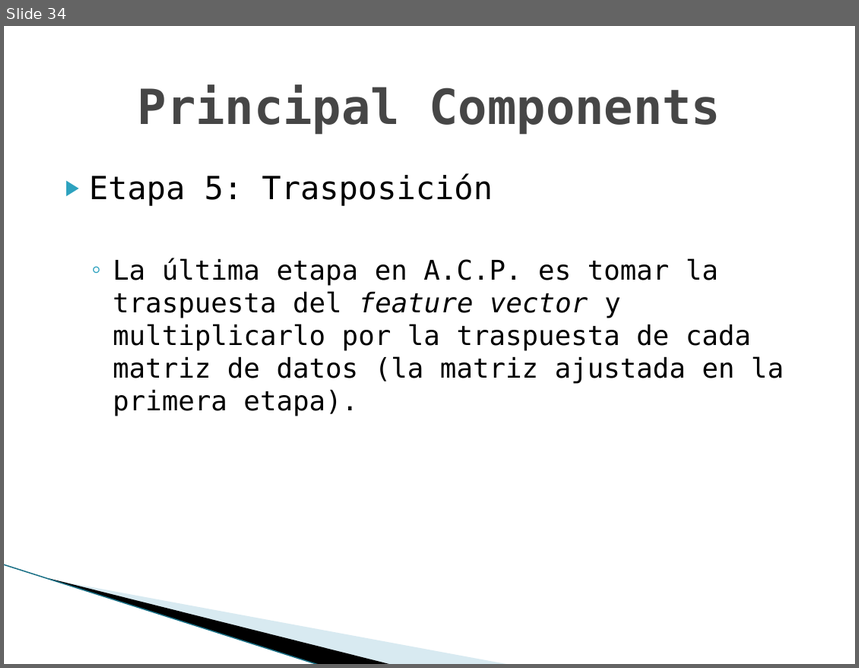
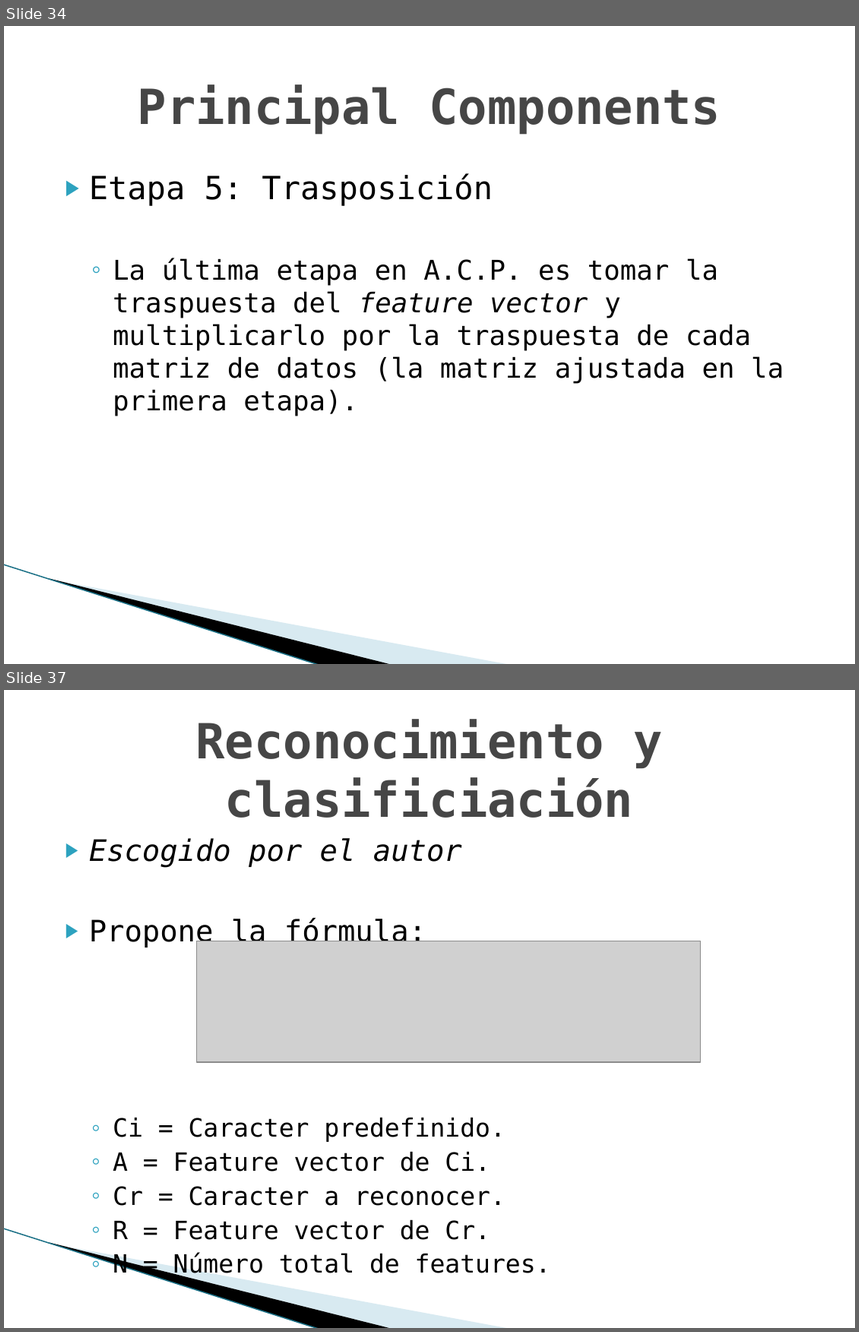
Before and after one commit to TechTinkerer42/TrabajosPracticos, a slide deck: doc/clase/presentacion.pptx. Shown one above the other, each under a label of ours: slide 34 before the commit, slides 34 and 37 after it; the slides between them are not shown. The pictures are 859x668 and 859x1332 pixels, drawn with LibreOffice and Linux fonts; fonts in the diff are those of the drawing; grey boxes stand for pictures; background and template pictures are left out. Boxes give left, top, right and bottom in pixels: in the first picture for what was removed or moved away, otherwise in the second. Text is boxed around its words. In the diff, an @@ line names an element or a change of style, - is before the commit and + after.

```diff
--- a/doc/clase/presentacion.pptx
+++ b/doc/clase/presentacion.pptx
@@ slide 37 added at bbox=[4, 690, 855, 1328], background #FFFFFF; not listed: 3 template elements that a slide beside it also shows @@
@@ title added at bbox=[196, 720, 662, 818], 41 pt, text #464646, bold @@
+Reconocimiento y clasificiación
@@ text added at bbox=[89, 838, 551, 1279], 21.3 pt, text #000000 @@
+▶ Escogido por el autor
+▶ Propone la fórmula:
+  ◦ Ci = Caracter predefinido.
+  ◦ A = Feature vector de Ci.
+  ◦ Cr = Caracter a reconocer.
+  ◦ R = Feature vector de Cr.
+  ◦ N = Número total de features.
@@ picture added at bbox=[197, 941, 701, 1063] @@
```
Also in this commit, not shown: 3 slides changed, 11 other slides added, 1 slide removed, 5 other files.
